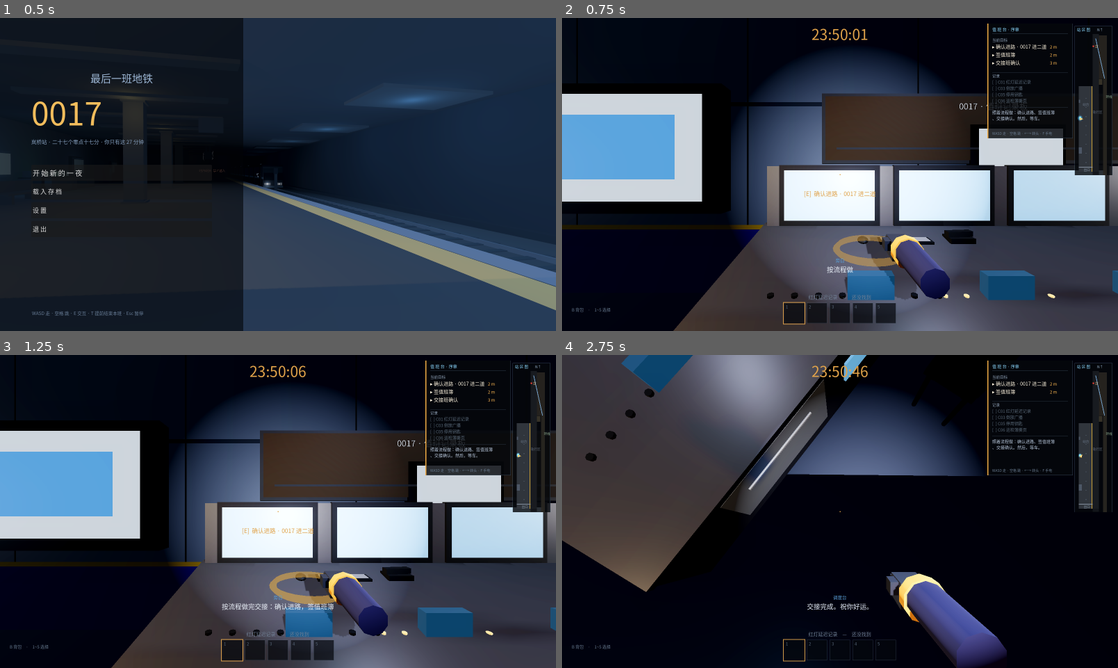
Above: before the commit, frames 1-4 (two rows, left to right).
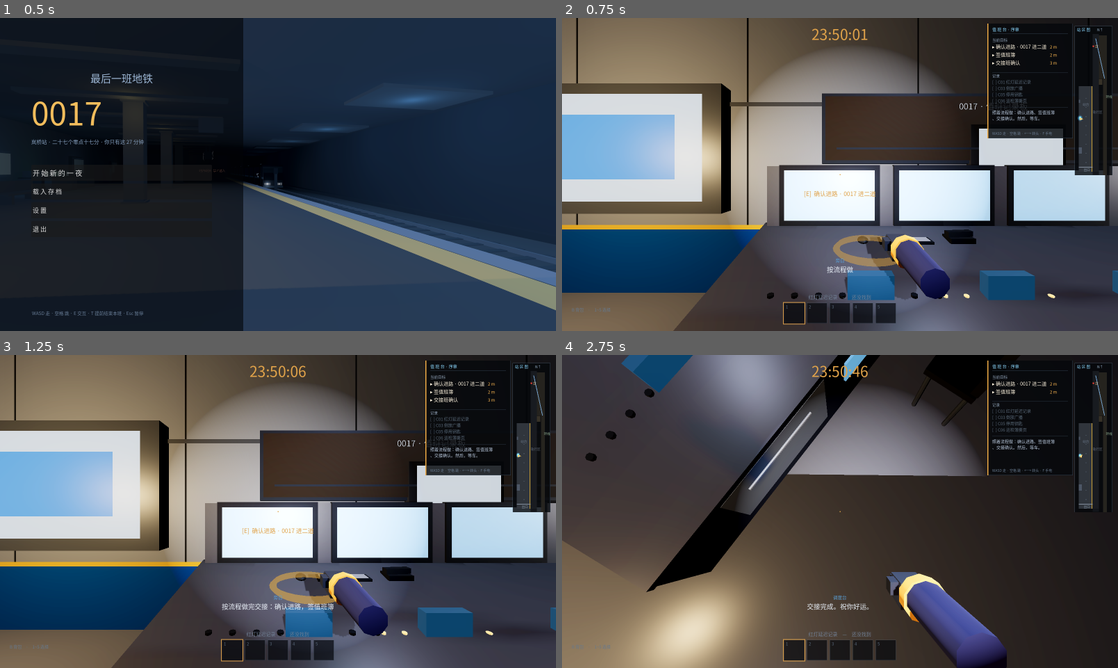
Above: after the commit, the same moments.

Repository: sabrina1647412733-collab/anomaly-bureau-game
Game: Godot game, scene res://scenes/main.tscn
The game is run twice, just before and just after one commit, with the same random seed, the same clock (stepped at 60 frames per second) and the same inputs.
Inputs (mouse positions are in pixels of both pictures, inside the frame that each line leads up to):
- Up to frame 1 (0.5 s): no input
- Up to frame 2 (0.75 s): click "开 始 新 的 一 夜" at 0.5 s
- Up to frame 3 (1.25 s): no input
- Up to frame 4 (2.75 s): tap Enter at 1.25 s; move the mouse to (867, 511) at 1.27 s; hold E 1.28-2.03 s; hold Up from 1.28 s (still down); click (867, 511) at 1.42 s; tap Space at 1.52, 2.27 s; move the mouse to (812, 511) at 2.02 s; tap R at 2.1 s

Frame 1 is identical in both runs. In frame 2, 40% of the frame differs, in the area x 0-93%, y 0-100%; in frame 3, 40%; in frame 4, 55%, in the area x 0-100%, y 0-100%.

Commit message:
[godot] 值班记录板：确认卡片文字可读（待办 #2 完成）+ 挪开压在它前面的安全告示
待办第 2 条。3m 和 1.3m 各拍一张，结论：卡片文字 0.030 在 3m 处可读，七张卡的名称与摘要全部认得出（这一条划掉）。
但看图发现真挡住内容的毛病：安全告示牌 sign_board(-19.5,1.05) 面板 x 伸到 -17.86，
而值班记录板挂在 x=-17.94、卡片从 z=-16.8 排到 -20.4 —— 告示正好把第 5、6 张卡
（五号继电器 / 站台值班记录）永久挡住。根因是两个物件都贴在 x≈-17.9 这面墙上、没人核对过各自的 z 区间。
修法：告示挪到两台广告灯箱之间的空段 z=-24.5（-25.03~-23.98，两边各留 0.6m），该段墙面无其他物件。
自检 exit 0；[BOARD] 卡片可见性 = 1111111；六机位 p24_*.png 无波及；
看图验收 bd_记录板3.png / sb_告示新位.png - 小千

Diff:
--- a/scripts/level.gd
+++ b/scripts/level.gd
@@ -714,7 +714,10 @@
         ["● 岚桥站", "○ 西陵桥", "○ 人民路", "○ 车辆段"], Color(0.72, 0.84, 0.98))
     sign_board(-40.0, 1.10, "首 末 班 时 刻",
         ["首班  05:42", "末班  23:50", "间隔  8 分", "夜班  00:17"], Color(0.90, 0.74, 0.44))
-    sign_board(-19.5, 1.05, "安 全 告 示",
+    # 安全告示原来挂在 z=-19.5：它的面板 x 到 -17.86，而值班记录板在 x=-17.94、卡片一直排到 z=-20.4，
+    # 于是它正好挡在记录板前面，把第 5、6 张卡（五号继电器 / 站台值班记录）永久挡住了——看渲染图才发现。
+    # 挪到两台广告灯箱之间的空段（-25.65 ~ -23.35），这块墙面上没有任何别的东西。
+    sign_board(-24.5, 1.05, "安 全 告 示",
         ["站台端头 禁止进入", "越过黄线 有危险", "紧急停车 按钮", "全站 监控覆盖"], Color(0.95, 0.64, 0.54))
     sign_board(15.2, 1.05, "票 价 与 乘 车",
         ["起步  2 元", "全程  6 元", "交通卡  通用", "发票请询 客服"], Color(0.74, 0.90, 0.80))
Not shown, changed: README.md
